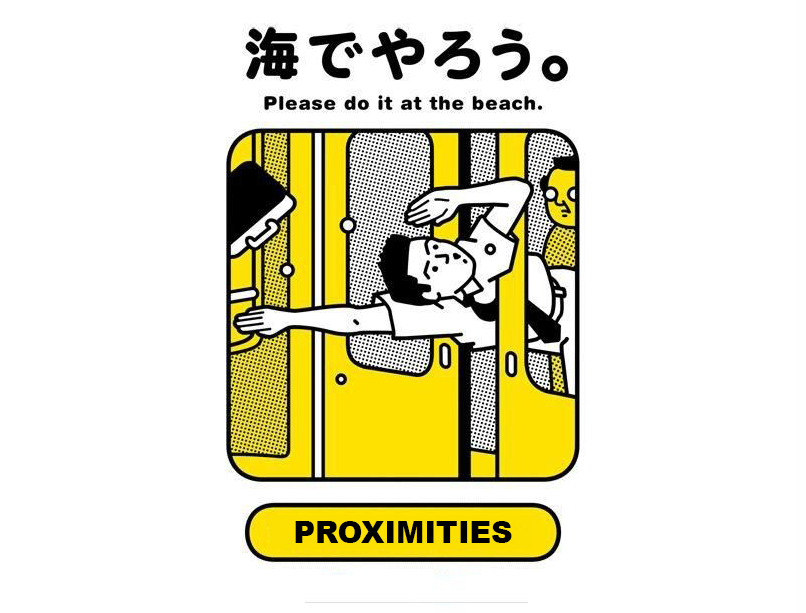
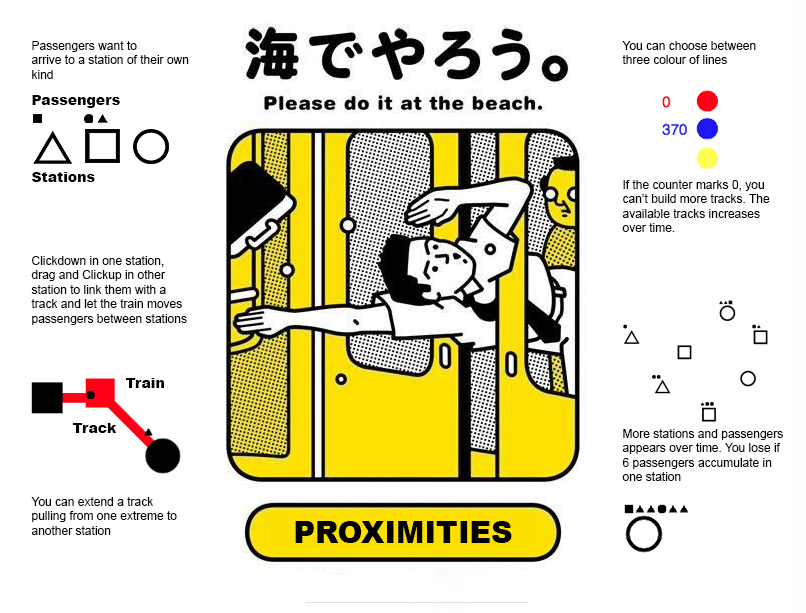
Two versions of the same layered image (806 × 613). Layer-by-layer changes:
added layer "passengerTriangle" above "passengerSquare" over [98, 114, 108, 123]
added layer "stationTriangle" above "stationSquare" over [33, 131, 72, 164]
added layer "stationSquare" above "Stations" over [85, 129, 120, 163]
added layer "Stations" above "Passengers" over [32, 172, 95, 182]
added layer "Passengers" above "stationCircle" over [32, 95, 120, 108]
added layer "stationCircle" above "You can extend a track pulling from one extreme to another stat" over [133, 129, 169, 164]
added layer "You can extend a track pulling from one extreme to another stat" above "Clickdown in one station, drag and Clickup in other station to" over [31, 497, 177, 535]
added layer "Clickdown in one station, drag and Clickup in other station to" above "Passengers want to arrive to a station of their own kind" over [31, 256, 187, 325]
added layer "Passengers want to arrive to a station of their own kind" above "Train" over [31, 41, 189, 79]
added layer "Train" above "Track" over [125, 378, 164, 388]
added layer "Track" above "Capa 1" over [72, 423, 117, 433]
added layer "Capa 1" above "Capa 4" over [31, 378, 181, 474]
added layer "Capa 4" above "More stations and passengers appears over time. You lose if 6 p" over [624, 504, 689, 553]
added layer "More stations and passengers appears over time. You lose if 6 p" above "If the counter marks 0, you can’t build more tracks. The availa" over [622, 429, 783, 481]
added layer "If the counter marks 0, you can’t build more tracks. The availa" above "You can choose between three colour of lines" over [622, 180, 770, 232]
added layer "You can choose between three colour of lines" above "Capa 3" over [622, 41, 756, 64]
added layer "Capa 3" above "Capa 2" over [623, 300, 776, 437]
added layer "Capa 2" above "PROXIMITIES" over [632, 90, 729, 195]
added layer "Capa 5" over [31, 41, 783, 553]
…and 2 more changes (2 added)
